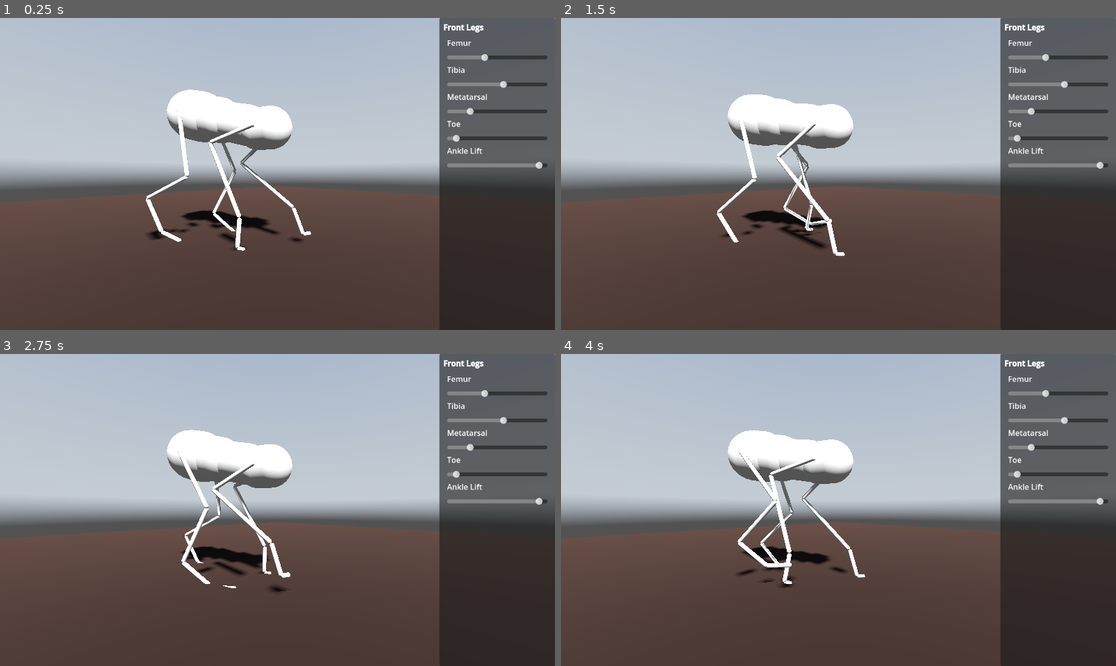
Above: before the commit, frames 1-4 (two rows, left to right).
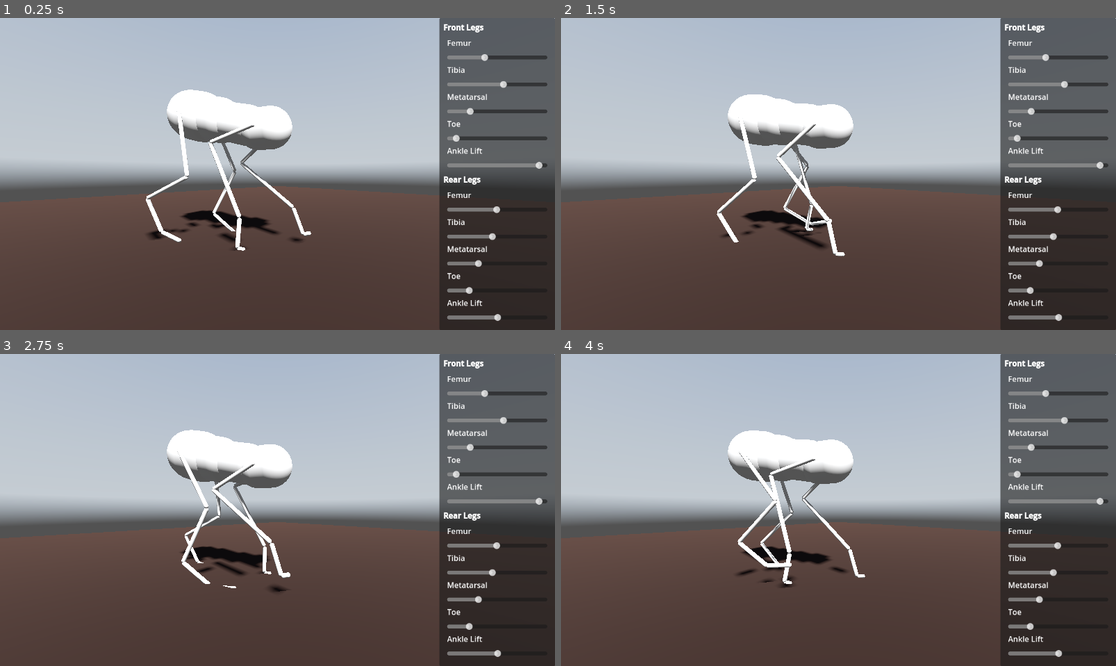
Above: after the commit, the same moments.

Repository: jehoz/legs-and-gaits
Game: Godot game, scene res://scenes/default.tscn
Same seed, same stepped clock (60 frames per second), same inputs: the game is played once before the commit and once after it. A sky picture missing from this copy of the repository is replaced by a grey-blue gradient.
Inputs:
- Up to frame 1 (0.25 s): no input
- Up to frame 2 (1.5 s): no input
- Up to frame 3 (2.75 s): no input
- Up to frame 4 (4 s): no input

The runs differ from the first frame. In frame 1, 0.9% of the frame differs, in the area x 79-91%, y 50-98%; in frame 2, 0.9%; in frame 3, 0.9%; in frame 4, 0.9%.

Commit message:
Add rear legs to control panel and hook everything up

Diff:
--- a/scenes/control_panel.gd
+++ b/scenes/control_panel.gd
@@ -9,14 +9,26 @@
 @export var front_toe_slider: Slider
 @export var front_ankle_lift_slider: Slider
 
+@export var rear_femur_slider: Slider
+@export var rear_tibia_slider: Slider
+@export var rear_metatarsal_slider: Slider
+@export var rear_toe_slider: Slider
+@export var rear_ankle_lift_slider: Slider
+
 const MIN_SEGMENT_LENGTH: float = 0.001
 const MAX_SEGMENT_LENGTH: float = 1.0
 
 func _ready():
 	var bp: CreatureBlueprint = creature.blueprint
 	var front_leg: LegBlueprint = bp.body_segments[0].leg_blueprint
+	var rear_leg: LegBlueprint = bp.body_segments[-1].leg_blueprint
 
-	for slider in [front_femur_slider, front_tibia_slider, front_metatarsal_slider, front_toe_slider]:
+	for slider in [
+			front_femur_slider, front_tibia_slider,
+			front_metatarsal_slider, front_toe_slider,
+			rear_femur_slider, rear_tibia_slider,
+			rear_metatarsal_slider, rear_toe_slider
+			]:
 		slider.step = 0.001
 		slider.max_value = MAX_SEGMENT_LENGTH
 		slider.min_value = MIN_SEGMENT_LENGTH
@@ -26,22 +38,45 @@
 	front_metatarsal_slider.value = front_leg.metatarsal_length
 	front_toe_slider.value = front_leg.toe_length
 
+	rear_femur_slider.value = rear_leg.femur_length
+	rear_tibia_slider.value = rear_leg.tibia_length
+	rear_metatarsal_slider.value = rear_leg.metatarsal_length
+	rear_toe_slider.value = rear_leg.toe_length
+
 	front_ankle_lift_slider.step = 0.001
 	front_ankle_lift_slider.max_value = PI/2
 	front_ankle_lift_slider.min_value = 0
 	front_ankle_lift_slider.value = front_leg.ankle_lift
 
-	for slider in [front_femur_slider, front_tibia_slider, front_metatarsal_slider, front_toe_slider, front_ankle_lift_slider]:
+	rear_ankle_lift_slider.step = 0.001
+	rear_ankle_lift_slider.max_value = PI/2
+	rear_ankle_lift_slider.min_value = 0
+	rear_ankle_lift_slider.value = rear_leg.ankle_lift
+
+	for slider in [
+			front_femur_slider, front_tibia_slider,
+			front_metatarsal_slider, front_toe_slider,
+			front_ankle_lift_slider, rear_femur_slider,
+			rear_tibia_slider, rear_metatarsal_slider,
+			rear_toe_slider, rear_ankle_lift_slider]:
 		slider.value_changed.connect(update_blueprint)
 
 func update_blueprint(value):
 	var front_leg: LegBlueprint = creature.blueprint.body_segments[0].leg_blueprint
+	var rear_leg: LegBlueprint = creature.blueprint.body_segments[-1].leg_blueprint
 	front_leg.femur_length = front_femur_slider.value
 	front_leg.tibia_length = front_tibia_slider.value
 	front_leg.metatarsal_length = front_metatarsal_slider.value
 	front_leg.toe_length = front_toe_slider.value
 	front_leg.ankle_lift = front_ankle_lift_slider.value
 
+	rear_leg.femur_length = rear_femur_slider.value
+	rear_leg.tibia_length = rear_tibia_slider.value
+	rear_leg.metatarsal_length = rear_metatarsal_slider.value
+	rear_leg.toe_length = rear_toe_slider.value
+	rear_leg.ankle_lift = rear_ankle_lift_slider.value
+
 	creature.blueprint.body_segments[0].leg_blueprint = front_leg
+	creature.blueprint.body_segments[-1].leg_blueprint = rear_leg
 
 	creature.propagate_blueprint_changes()
--- a/scenes/default.tscn
+++ b/scenes/default.tscn
@@ -108,7 +108,7 @@
 anchor_bottom = 1.0
 offset_left = -240.0
 
-[node name="Panel" type="Panel" parent="CanvasLayer/Control" …(118 unchanged characters)… t_toe_slider", "front_ankle_lift_slider")]
+[node name="Panel" type="Panel" parent="CanvasLayer/Control" …(118 unchanged characters)… t_toe_slider", "front_ankle_lift_slider", "rear_femur_slider", "rear_tibia_slider", "rear_metatarsal_slider", "rear_toe_slider", "rear_ankle_lift_slider")]
 layout_mode = 1
 anchors_preset = 15
 anchor_right = 1.0
@@ -123,6 +123,11 @@
 front_metatarsal_slider = NodePath("MarginContainer/VBoxContainer/MarginContainer/VBoxContainer/FrontMetatarsalSlider")
 front_toe_slider = NodePath("MarginContainer/VBoxContainer/MarginContainer/VBoxContainer/FrontToeSlider")
 front_ankle_lift_slider = NodePath("MarginContainer/VBoxContainer/MarginContainer/VBoxContainer/FrontAnkleLiftSlider")
+rear_femur_slider = NodePath("MarginContainer/VBoxContainer/MarginContainer2/VBoxContainer/RearFemurSlider")
+rear_tibia_slider = NodePath("MarginContainer/VBoxContainer/MarginContainer2/VBoxContainer/RearTibiaSlider")
+rear_metatarsal_slider = NodePath("MarginContainer/VBoxContainer/MarginContainer2/VBoxContainer/RearMetatarsalSlider")
+rear_toe_slider = NodePath("MarginContainer/VBoxContainer/MarginContainer2/VBoxContainer/RearToeSlider")
+rear_ankle_lift_slider = NodePath("MarginContainer/VBoxContainer/MarginContainer2/VBoxContainer/RearAnkleLiftSlider")
 
 [node name="MarginContainer" type="MarginContainer" parent="CanvasLayer/Control/Panel"]
 layout_mode = 1
@@ -198,3 +203,63 @@
 [node name="FrontAnkleLiftSlider" type="HSlider" parent="CanvasLayer/Control/Panel/MarginContainer/VBoxContainer/MarginContainer/VBoxContainer"]
 custom_minimum_size = Vector2(0, 28)
 layout_mode = 2
+
+[node name="RearLegsHeader" type="RichTextLabel" parent="CanvasLayer/Control/Panel/MarginContainer/VBoxContainer"]
+custom_minimum_size = Vector2(0, 28)
+layout_mode = 2
+bbcode_enabled = true
+text = "[b]Rear Legs[/b]"
+
+[node name="MarginContainer2" type="MarginContainer" parent="CanvasLayer/Control/Panel/MarginContainer/VBoxContainer"]
+layout_mode = 2
+theme_override_constants/margin_left = 8
+theme_override_constants/margin_right = 8
+
+[node name="VBoxContainer" type="VBoxContainer" parent="CanvasLayer/Control/Panel/MarginContainer/VBoxContainer/MarginContainer2"]
+layout_mode = 2
+theme_override_constants/separation = 0
+
+[node name="RearFemurLabel" type="RichTextLabel" parent="CanvasLayer/Control/Panel/MarginContainer/VBoxContainer/MarginContainer2/VBoxContainer"]
+custom_minimum_size = Vector2(0, 28)
+layout_mode = 2
+text = "Femur"
+
+[node name="RearFemurSlider" type="HSlider" parent="CanvasLayer/Control/Panel/MarginContainer/VBoxContainer/MarginContainer2/VBoxContainer"]
+custom_minimum_size = Vector2(0, 28)
+layout_mode = 2
+
+[node name="RearTibiaLabel" type="RichTextLabel" parent="CanvasLayer/Control/Panel/MarginContainer/VBoxContainer/MarginContainer2/VBoxContainer"]
+custom_minimum_size = Vector2(0, 28)
+layout_mode = 2
+text = "Tibia"
+
+[node name="RearTibiaSlider" type="HSlider" parent="CanvasLayer/Control/Panel/MarginContainer/VBoxContainer/MarginContainer2/VBoxContainer"]
+custom_minimum_size = Vector2(0, 28)
+layout_mode = 2
+
+[node name="RearMetatarsalLabel" type="RichTextLabel" parent="CanvasLayer/Control/Panel/MarginContainer/VBoxContainer/MarginContainer2/VBoxContainer"]
+custom_minimum_size = Vector2(0, 28)
+layout_mode = 2
+text = "Metatarsal"
+
+[node name="RearMetatarsalSlider" type="HSlider" parent="CanvasLayer/Control/Panel/MarginContainer/VBoxContainer/MarginContainer2/VBoxContainer"]
+custom_minimum_size = Vector2(0, 28)
+layout_mode = 2
+
+[node name="RearToeLabel" type="RichTextLabel" parent="CanvasLayer/Control/Panel/MarginContainer/VBoxContainer/MarginContainer2/VBoxContainer"]
+custom_minimum_size = Vector2(0, 28)
+layout_mode = 2
+text = "Toe"
+
+[node name="RearToeSlider" type="HSlider" parent="CanvasLayer/Control/Panel/MarginContainer/VBoxContainer/MarginContainer2/VBoxContainer"]
+custom_minimum_size = Vector2(0, 28)
+layout_mode = 2
+
+[node name="RearAnkleLiftLabel" type="RichTextLabel" parent="CanvasLayer/Control/Panel/MarginContainer/VBoxContainer/MarginContainer2/VBoxContainer"]
+custom_minimum_size = Vector2(0, 28)
+layout_mode = 2
+text = "Ankle Lift"
+
+[node name="RearAnkleLiftSlider" type="HSlider" parent="CanvasLayer/Control/Panel/MarginContainer/VBoxContainer/MarginContainer2/VBoxContainer"]
+custom_minimum_size = Vector2(0, 28)
+layout_mode = 2
